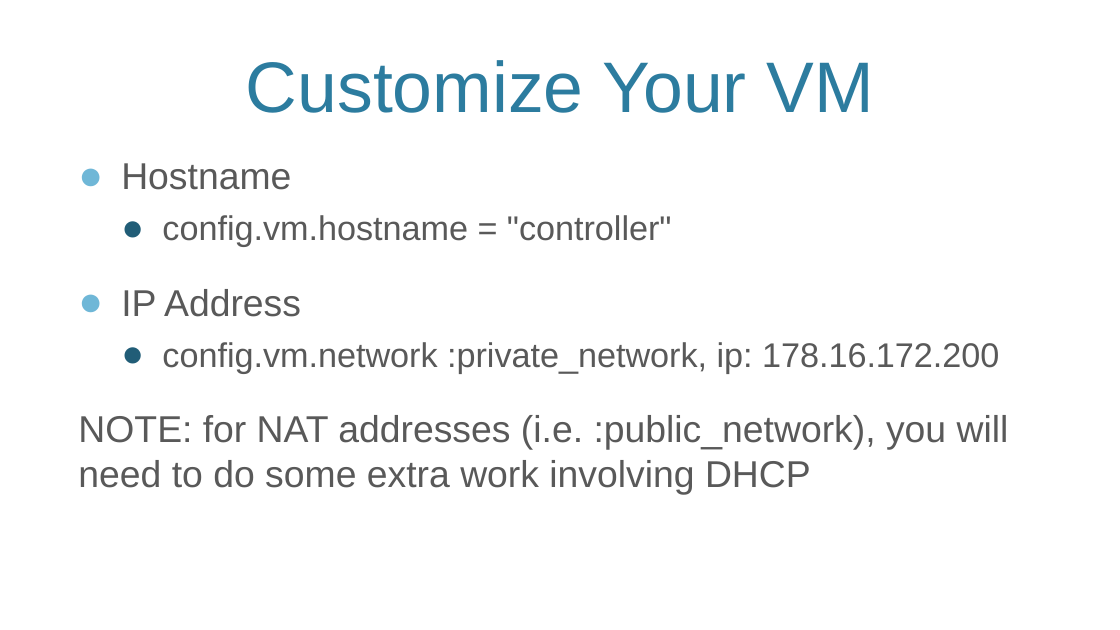
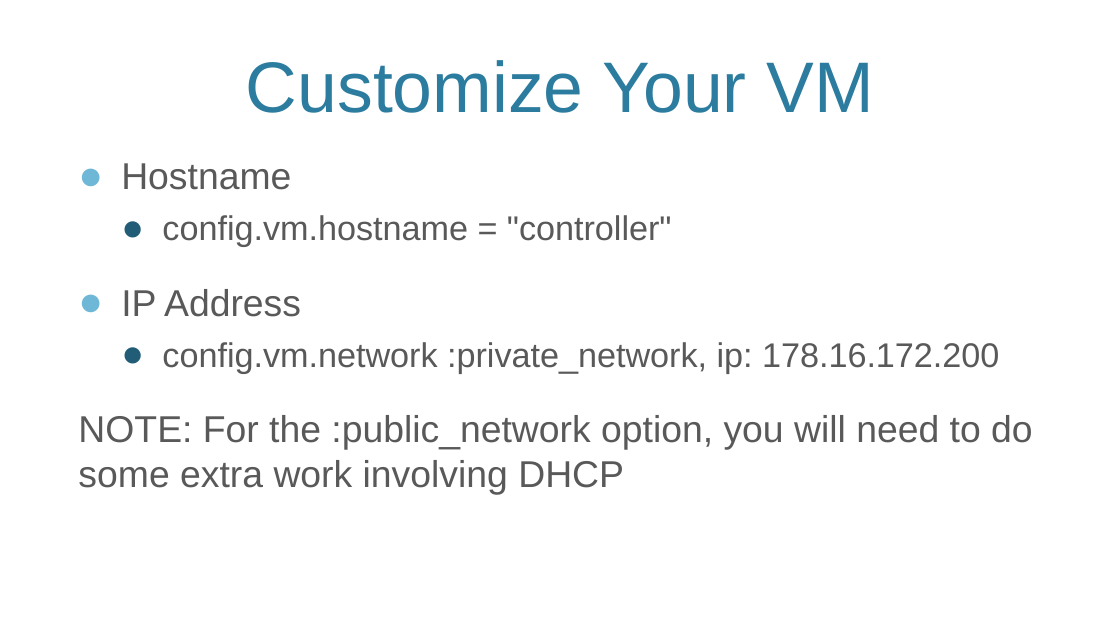
Before and after one commit to VMTrooper/VagrantBrownBag, a slide deck: slide 11 of Vagrant.pptx. Drawn at 1120x630 pixels with LibreOffice and Linux fonts; fonts in the diff are those of the drawing; background and template pictures are left out. Boxes give left, top, right and bottom in pixels: in the first picture for what was removed or moved away, otherwise in the second. Text is boxed around its words. In the diff, an @@ line names an element or a change of style, - is before the commit and + after.

```diff
--- a/Vagrant.pptx
+++ b/Vagrant.pptx
@@ text at [78,415,1033,495]: text changed @@
-NOTE: for NAT addresses (i.e. :public_network), you will need to do some extra work involving DHCP
+NOTE: For the :public_network option, you will need to do some extra work involving DHCP
```
Also in this commit, not shown: 8 other slides changed, 1 slide added, 7 other files.
